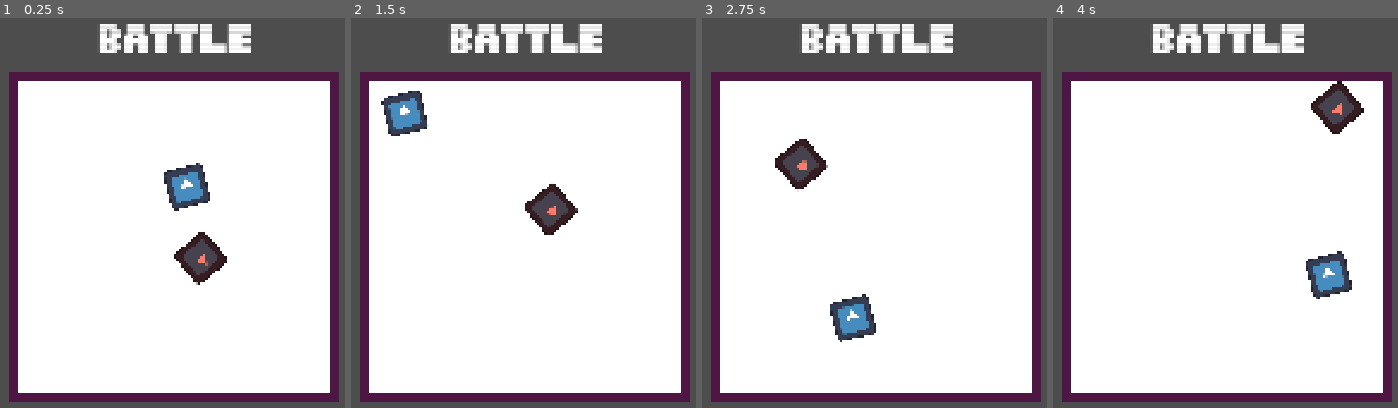
Above: before the commit, frames 1-4 (left to right).
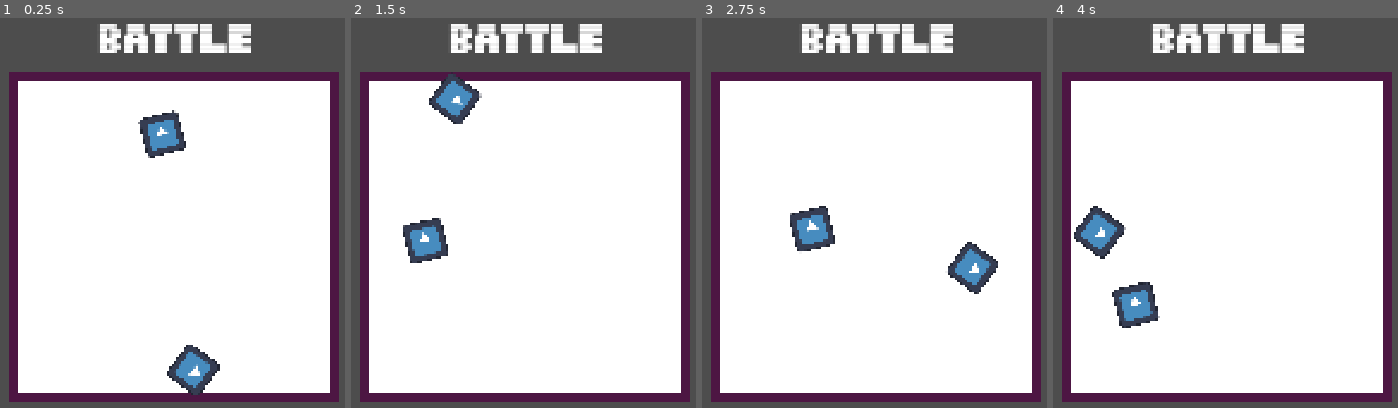
Above: after the commit, the same moments.

Repository: JBRana250/BitBoxBattles
Game: Godot game, scene res://battle/battle.tscn
Two runs of this game, one before a commit and one after it. Both use one fixed random seed, a clock stepped at 60 frames per second and the inputs below. The engine's default icon, where the game draws it, is replaced by a stand-in: a white triangle on a blue panel in a dark square.
Inputs (mouse positions are in pixels of both pictures, inside the frame that each line leads up to):
- Up to frame 1 (0.25 s): no input
- Up to frame 2 (1.5 s): tap Enter at 0.5, 0.6 s; move the mouse to (outside the picture) at 0.52 s; hold Right 0.53-1.25 s; click (outside the picture) at 0.67 s; tap Space at 0.77 s; drag from (364, 259) to (485, 326) at 1.27 s
- Up to frame 3 (2.75 s): move the mouse to (957, 138) at 2.02 s; hold Right from 2.03 s (still down); tap Delete at 2.1 s
- Up to frame 4 (4 s): release Right at 2.75 s; drag from (1187, 326) to (outside the picture) at 2.77 s; move the mouse to (outside the picture) at 3.52 s; hold Left from 3.53 s (still down); tap Backspace at 3.6 s; tap Space at 3.77 s

The runs differ from the first frame. In frame 1, 4.6% of the frame differs, in the area x 40-66%, y 23-97%; in frame 2, 4.6%; in frame 3, 4.6%; in frame 4, 4.6%.

Commit message:
feat: add onhit flash

Diff:
--- a/battle/battle.tscn
+++ b/battle/battle.tscn
@@ -2,8 +2,7 @@
 
 [ext_resource type="Texture2D" uid="uid://drciia5lg1cxo" path="res://textures/white_square_texture.png" id="1_mqutd"]
 [ext_resource type="FontFile" uid="uid://dbykyhloqml1k" path="res://themes/PixelDragz.ttf" id="2_tiqy5"]
-[ext_resource type="Script" uid="uid://rjp67l3g8phv" path="res://battle/fighter.gd" id="3_6hnvb"]
-[ext_resource type="Texture2D" uid="uid://q5tifbrx8262" path="res://icon.svg" id="3_qubjc"]
+[ext_resource type="PackedScene" uid="uid://fwomuuw06drq" path="res://battle/fighter.tscn" id="3_qubjc"]
 
 [sub_resource type="RectangleShape2D" id="RectangleShape2D_ra0kn"]
 size = Vector2(20, 750)
@@ -11,13 +10,6 @@
 [sub_resource type="LabelSettings" id="LabelSettings_mqutd"]
 font = ExtResource("2_tiqy5")
 font_size = 72
-
-[sub_resource type="PhysicsMaterial" id="PhysicsMaterial_6hnvb"]
-friction = 0.0
-bounce = 1.0
-
-[sub_resource type="CircleShape2D" id="CircleShape2D_6hnvb"]
-radius = 46.84016
 
 [node name="Battle" type="Node2D" unique_id=620461860]
 
@@ -67,37 +59,9 @@
 text = "BATTLE"
 label_settings = SubResource("LabelSettings_mqutd")
 
-[node name="fighter" type="RigidBody2D" parent="." unique_id=1698593857]
-position = Vector2(802, 465)
-rotation = -0.23561946
-mass = 0.01
-physics_material_override = SubResource("PhysicsMaterial_6hnvb")
-gravity_scale = 0.0
-linear_damp_mode = 1
-angular_damp_mode = 1
-script = ExtResource("3_6hnvb")
+[node name="fighter" parent="." unique_id=678717569 instance=ExtResource("3_qubjc")]
+position = Vector2(742.9999, 338.99997)
 
-[node name="Sprite2D" type="Sprite2D" parent="fighter" unique_id=443130555]
-scale = Vector2(0.75, 0.75)
-texture = ExtResource("3_qubjc")
-
-[node name="CollisionShape2D" type="CollisionShape2D" parent="fighter" unique_id=1334411763]
-shape = SubResource("CircleShape2D_6hnvb")
-
-[node name="fighter2" type="RigidBody2D" parent="." unique_id=784980517]
-position = Vector2(1172.9999, 464.99997)
-rotation = -3.843215
-mass = 0.01
-physics_material_override = SubResource("PhysicsMaterial_6hnvb")
-gravity_scale = 0.0
-linear_damp_mode = 1
-angular_damp_mode = 1
-script = ExtResource("3_6hnvb")
-
-[node name="Sprite2D" type="Sprite2D" parent="fighter2" unique_id=1455675769]
-modulate = Color(1, 0.47785366, 0.41005626, 1)
-scale = Vector2(0.75, 0.75)
-texture = ExtResource("3_qubjc")
-
-[node name="CollisionShape2D" type="CollisionShape2D" parent="fighter2" unique_id=905403557]
-shape = SubResource("CircleShape2D_6hnvb")
+[node name="fighter2" parent="." unique_id=1427317877 instance=ExtResource("3_qubjc")]
+position = Vector2(1122, 734)
+rotation = 2.2078414
--- a/battle/fighter.gd
+++ b/battle/fighter.gd
@@ -1,4 +1,18 @@
 extends RigidBody2D
+
+@export var sprite: Sprite2D
+@export var onhit_timer: Timer
+@export var onhit_modulate: Color
+@onready var default_modulate: Color = Color(1,1,1,1)
 
 func _ready() -> void:
 	apply_force(global_transform.x * 500)
+
+func _on_body_entered(body: Node) -> void:
+	if !body.is_in_group("fighter"):
+		return
+	sprite.modulate = onhit_modulate
+	onhit_timer.start()
+
+func _on_onhit_flash_timeout() -> void:
+	sprite.modulate = default_modulate
--- /dev/null
+++ b/battle/fighter.tscn
@@ -0,0 +1,39 @@
+[gd_scene format=3 uid="uid://fwomuuw06drq"]
+
+[ext_resource type="Script" uid="uid://rjp67l3g8phv" path="res://battle/fighter.gd" id="1_xnk44"]
+[ext_resource type="Texture2D" uid="uid://q5tifbrx8262" path="res://icon.svg" id="2_ladtm"]
+
+[sub_resource type="PhysicsMaterial" id="PhysicsMaterial_6hnvb"]
+friction = 0.0
+bounce = 1.0
+
+[sub_resource type="CircleShape2D" id="CircleShape2D_6hnvb"]
+radius = 46.84016
+
+[node name="fighter" type="RigidBody2D" unique_id=678717569 node_paths=PackedStringArray("sprite", "onhit_timer") groups=["fighter"]]
+rotation = -0.23561946
+mass = 0.01
+physics_material_override = SubResource("PhysicsMaterial_6hnvb")
+gravity_scale = 0.0
+contact_monitor = true
+max_contacts_reported = 10
+linear_damp_mode = 1
+angular_damp_mode = 1
+script = ExtResource("1_xnk44")
+sprite = NodePath("Sprite2D")
+onhit_timer = NodePath("onhitFlash")
+onhit_modulate = Color(0.5659736, 0, 0.1455484, 1)
+
+[node name="Sprite2D" type="Sprite2D" parent="." unique_id=1995630749]
+scale = Vector2(0.75, 0.75)
+texture = ExtResource("2_ladtm")
+
+[node name="CollisionShape2D" type="CollisionShape2D" parent="." unique_id=732105405]
+shape = SubResource("CircleShape2D_6hnvb")
+
+[node name="onhitFlash" type="Timer" parent="." unique_id=1664589322]
+wait_time = 0.05
+one_shot = true
+
+[connection signal="body_entered" from="." to="." method="_on_body_entered"]
+[connection signal="timeout" from="onhitFlash" to="." method="_on_onhit_flash_timeout"]
